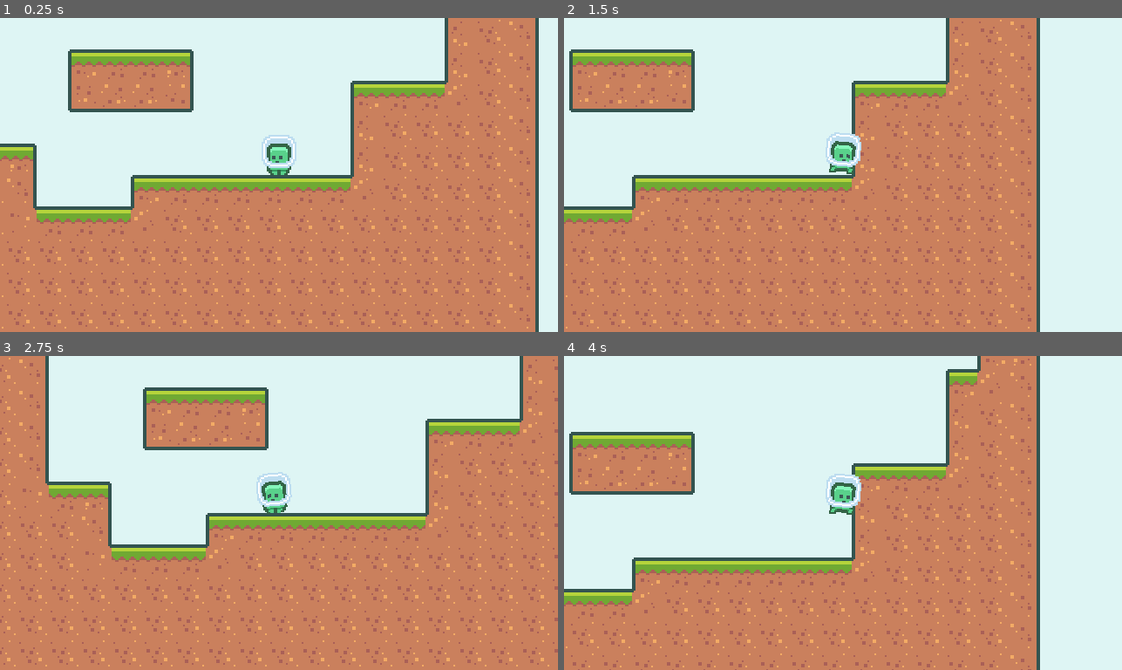
Above: before the commit, frames 1-4 (two rows, left to right).
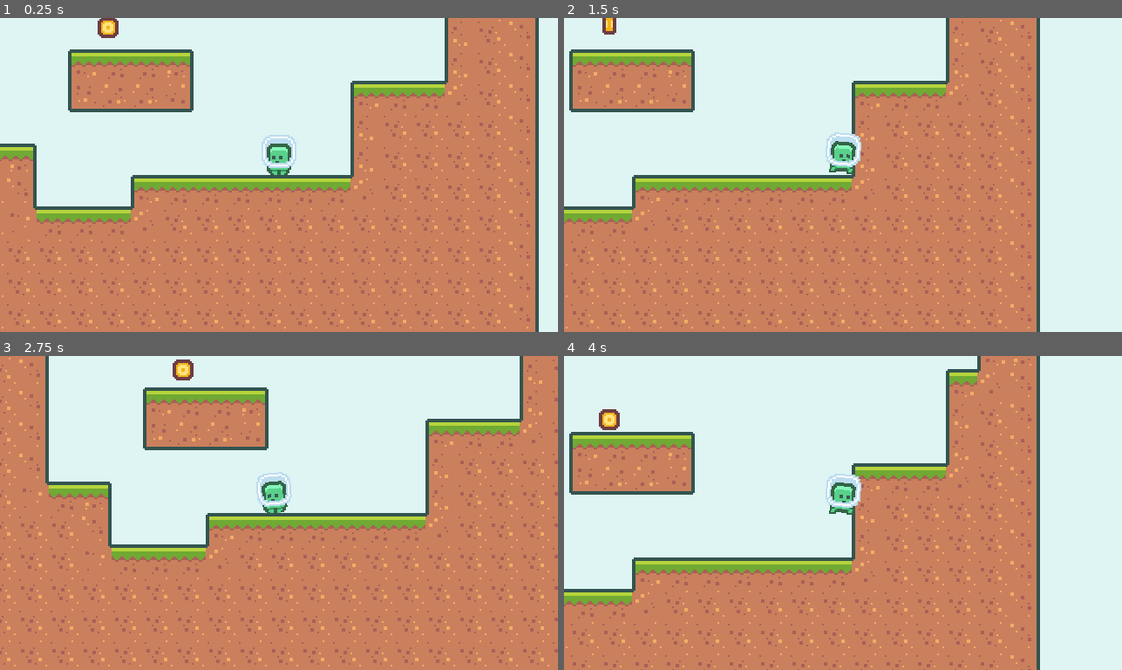
Above: after the commit, the same moments.

Repository: fremydev/2dPlatformerGodot3
Game: Godot game, scene res://scenes/main.tscn
The game is run twice, just before and just after one commit, with the same random seed, the same clock (stepped at 60 frames per second) and the same inputs.
Inputs:
- Up to frame 1 (0.25 s): no input
- Up to frame 2 (1.5 s): hold D (move_right) from 0.53 s (still down); tap W (jump) at 0.77 s
- Up to frame 3 (2.75 s): tap W (jump) at 1.52 s; release D (move_right) at 2.03 s; hold A (move_left) from 2.03 s (still down)
- Up to frame 4 (4 s): release A (move_left) at 2.78 s; hold D (move_right) from 2.78 s (still down); tap W (jump) at 3.02, 3.77 s

The runs differ from the first frame. In frame 1, 0.2% of the frame differs, in the area x 17-22%, y 0-7%; in frame 2, 0.1%; in frame 3, 0.2%, in the area x 30-35%, y 1-8%; in frame 4, 0.2%.

Commit message:
add pickups to game

Diff:
--- /dev/null
+++ b/scenes/Coin.gd
@@ -0,0 +1,14 @@
+extends Node2D
+
+
+func _ready():
+	$Area2D.connect("area_entered", self, "on_area_entered")
+
+
+func on_area_entered(_area2d: Area2D) -> void:
+	$AnimationPlayer.play("pickup")
+	call_deferred("disable_pickup")
+
+
+func disable_pickup() -> void:
+	$Area2D/CollisionShape2D.disabled = true
--- /dev/null
+++ b/scenes/Coin.tscn
@@ -0,0 +1,95 @@
+[gd_scene load_steps=8 format=2]
+
+[ext_resource path="res://assets/coin/tile_0151.png" type="Texture" id=1]
+[ext_resource path="res://assets/coin/tile_0152.png" type="Texture" id=2]
+[ext_resource path="res://scenes/Coin.gd" type="Script" id=3]
+
+[sub_resource type="Animation" id=3]
+resource_name = "idle"
+loop = true
+tracks/0/type = "value"
+tracks/0/path = NodePath("AnimatedSprite:position")
+tracks/0/interp = 2
+tracks/0/loop_wrap = true
+tracks/0/imported = false
+tracks/0/enabled = true
+tracks/0/keys = {
+"times": PoolRealArray( 0, 0.4 ),
+"transitions": PoolRealArray( 1, 1 ),
+"update": 0,
+"values": [ Vector2( 0, 0 ), Vector2( 0, -8 ) ]
+}
+
+[sub_resource type="Animation" id=4]
+resource_name = "pickup"
+length = 0.4
+tracks/0/type = "value"
+tracks/0/path = NodePath("AnimatedSprite:position")
+tracks/0/interp = 2
+tracks/0/loop_wrap = true
+tracks/0/imported = false
+tracks/0/enabled = true
+tracks/0/keys = {
+"times": PoolRealArray( 0, 0.2, 0.4 ),
+"transitions": PoolRealArray( 1, 1, 1 ),
+"update": 0,
+"values": [ Vector2( 0, 0 ), Vector2( 0, -16 ), Vector2( 0, -20 ) ]
+}
+tracks/1/type = "value"
+tracks/1/path = NodePath("AnimatedSprite:scale")
+tracks/1/interp = 2
+tracks/1/loop_wrap = true
+tracks/1/imported = false
+tracks/1/enabled = true
+tracks/1/keys = {
+"times": PoolRealArray( 0, 0.2, 0.4 ),
+"transitions": PoolRealArray( 1, 1, 1 ),
+"update": 0,
+"values": [ Vector2( 1, 1 ), Vector2( 1, 1 ), Vector2( 0, 0 ) ]
+}
+tracks/2/type = "method"
+tracks/2/path = NodePath(".")
+tracks/2/interp = 1
+tracks/2/loop_wrap = true
+tracks/2/imported = false
+tracks/2/enabled = true
+tracks/2/keys = {
+"times": PoolRealArray( 0.4 ),
+"transitions": PoolRealArray( 1 ),
+"values": [ {
+"args": [  ],
+"method": "queue_free"
+} ]
+}
+
+[sub_resource type="CircleShape2D" id=2]
+radius = 16.0
+
+[sub_resource type="SpriteFrames" id=1]
+animations = [ {
+"frames": [ ExtResource( 1 ), ExtResource( 2 ) ],
+"loop": true,
+"name": "default",
+"speed": 7.0
+} ]
+
+[node name="Coin" type="Node2D"]
+script = ExtResource( 3 )
+
+[node name="AnimationPlayer" type="AnimationPlayer" parent="."]
+autoplay = "idle"
+anims/idle = SubResource( 3 )
+anims/pickup = SubResource( 4 )
+
+[node name="Area2D" type="Area2D" parent="."]
+collision_layer = 32768
+collision_mask = 32768
+
+[node name="CollisionShape2D" type="CollisionShape2D" parent="Area2D"]
+shape = SubResource( 2 )
+
+[node name="AnimatedSprite" type="AnimatedSprite" parent="."]
+position = Vector2( 0, -7.52611 )
+frames = SubResource( 1 )
+frame = 1
+playing = true
--- a/scenes/Player.tscn
+++ b/scenes/Player.tscn
@@ -1,8 +1,11 @@
-[gd_scene load_steps=6 format=2]
+[gd_scene load_steps=7 format=2]
 
 [ext_resource path="res://scenes/Player.gd" type="Script" id=1]
 [ext_resource path="res://assets/player/character_0000.png" type="Texture" id=2]
 [ext_resource path="res://assets/player/character_0001.png" type="Texture" id=3]
+
+[sub_resource type="CircleShape2D" id=3]
+radius = 16.0
 
 [sub_resource type="SpriteFrames" id=2]
 animations = [ {
@@ -32,6 +35,14 @@
 wait_time = 0.12
 one_shot = true
 
+[node name="Area2D" type="Area2D" parent="."]
+collision_layer = 32768
+collision_mask = 32768
+
+[node name="CollisionShape2D" type="CollisionShape2D" parent="Area2D"]
+position = Vector2( 0, -12 )
+shape = SubResource( 3 )
+
 [node name="AnimatedSprite" type="AnimatedSprite" parent="."]
 position = Vector2( 0, -12 )
 frames = SubResource( 2 )
--- a/scenes/main.tscn
+++ b/scenes/main.tscn
@@ -1,8 +1,9 @@
-[gd_scene load_steps=4 format=2]
+[gd_scene load_steps=5 format=2]
 
 [ext_resource path="res://resources/tileset.tres" type="TileSet" id=1]
 [ext_resource path="res://scenes/Player.tscn" type="PackedScene" id=2]
 [ext_resource path="res://scenes/GameCamera.tscn" type="PackedScene" id=3]
+[ext_resource path="res://scenes/Coin.tscn" type="PackedScene" id=4]
 
 [node name="Main" type="Node"]
 
@@ -16,3 +17,6 @@
 position = Vector2( 355, 175 )
 
 [node name="GameCamera" parent="." instance=ExtResource( 3 )]
+
+[node name="Coin" parent="." instance=ExtResource( 4 )]
+position = Vector2( 257, 101 )
Binary file added: assets/coin/tile_0151.png
Not shown, added: assets/coin/tile_0151.png.import
Binary file added: assets/coin/tile_0152.png
Not shown, added: assets/coin/tile_0152.png.import
